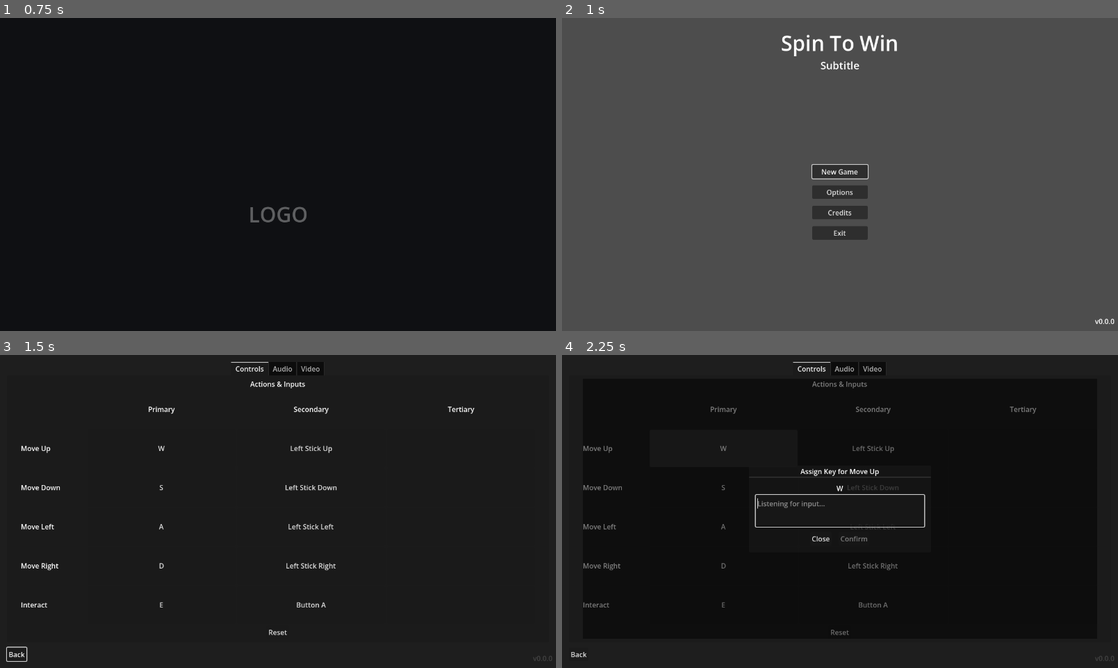
Above: before the commit, frames 1-4 (two rows, left to right).
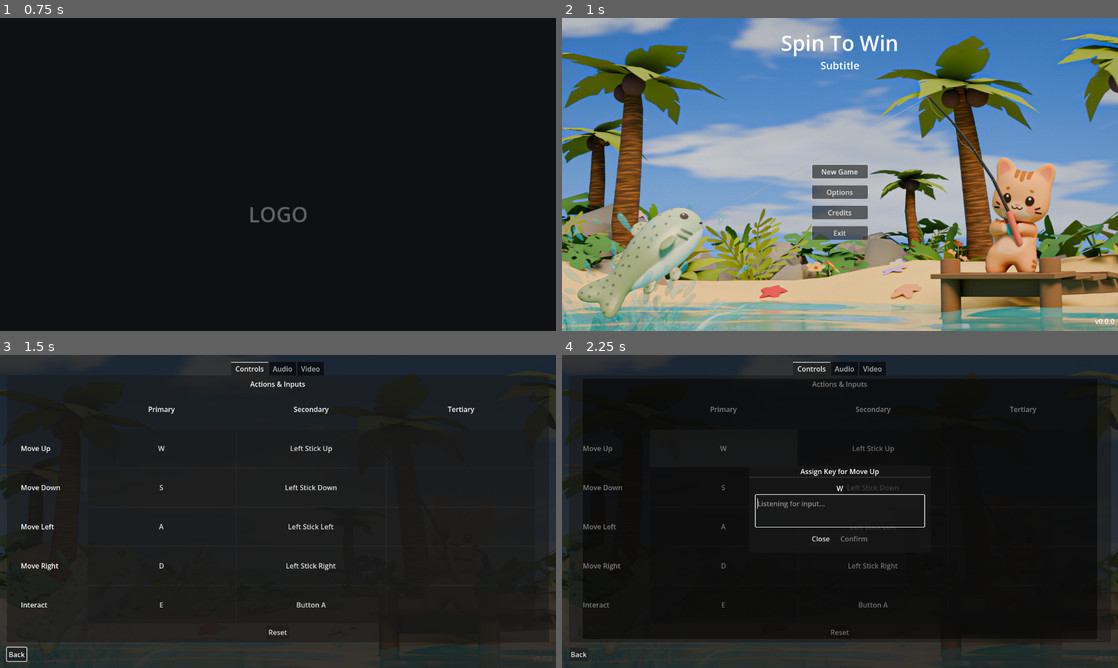
Above: after the commit, the same moments.

Repository: GoodGuyNoone/Juniper-Dev-Game-Jam
Game: Godot game, scene res://scenes/opening/splash.tscn
Two runs of this game, one before a commit and one after it. Both use one fixed random seed, a clock stepped at 60 frames per second and the inputs below.
Inputs (mouse positions are in pixels of both pictures, inside the frame that each line leads up to):
- Up to frame 1 (0.75 s): tap Enter (ui_accept) at 0.5 s; move the mouse to (400, 158) at 0.52 s; hold Right (ui_right) from 0.53 s (still down); tap E (interact) at 0.6 s; click (400, 158) at 0.67 s
- Up to frame 2 (1 s): keep holding Right (ui_right); tap Enter (ui_accept) at 0.77 s
- Up to frame 3 (1.5 s): release Right (ui_right) at 1.25 s; click "Options" at 1.25 s
- Up to frame 4 (2.25 s): click "W" at 2 s

Frame 1 is identical in both runs. In frame 2, 99% of the frame differs, in the area x 0-100%, y 0-100%; in frame 3, 1.9%; in frame 4, 1.9%.

Commit message:
- final touches

Diff:
--- a/autoloads/app_config/app_config.gd
+++ b/autoloads/app_config/app_config.gd
@@ -1,9 +1,31 @@
 extends Node
+
+const DEFAULT_PLAYER_NAME := "Player"
+const MAX_PLAYER_NAME_LENGTH := 16
 
 @export_group("Scenes")
 @export_file("*.tscn") var main_menu_scene_path : String
 @export_file("*.tscn") var game_scene_path : String
 @export_file("*.tscn") var ending_scene_path : String
+@export_group("Player")
+@export var player_name : String = DEFAULT_PLAYER_NAME
+
+func _clean_player_name(value: String) -> String:
+	var cleaned := value.strip_edges()
+	if cleaned.is_empty():
+		return DEFAULT_PLAYER_NAME
+	if cleaned.length() > MAX_PLAYER_NAME_LENGTH:
+		cleaned = cleaned.substr(0, MAX_PLAYER_NAME_LENGTH)
+	return cleaned
+
+func set_player_name(value: String) -> void:
+	player_name = _clean_player_name(value)
+
+func get_player_name() -> String:
+	return _clean_player_name(player_name)
+
+func get_max_player_name_length() -> int:
+	return MAX_PLAYER_NAME_LENGTH
 
 func _ready() -> void:
 	GlobalState.open()
--- a/autoloads/app_config/app_config.tscn
+++ b/autoloads/app_config/app_config.tscn
@@ -7,3 +7,4 @@
 main_menu_scene_path = "res://scenes/menus/main_menu/main_menu.tscn"
 game_scene_path = "res://scenes/game_scene/game.tscn"
 ending_scene_path = ""
+player_name = "Player"
--- a/scenes/game_scene/game.tscn
+++ b/scenes/game_scene/game.tscn
@@ -115,6 +115,7 @@
 audio_controller = NodePath("../AudioController")
 player_fisher = NodePath("../../World/Pool/Cat")
 game_hud = NodePath("../../CanvasLayer/GameHUD")
+match_duration = 120.0
 
 [node name="AudioController" type="Node" parent="Controllers" unique_id=577880342]
 script = ExtResource("18_audio")
@@ -157,16 +158,17 @@
 
 [node name="CanvasLayer" type="CanvasLayer" parent="." unique_id=660597012]
 
-[node name="GameHUD" parent="CanvasLayer" unique_id=242013989 node_paths=PackedStringArray("game_controller") instance=ExtResource("13_vvut4")]
+[node name="GameHUD" parent="CanvasLayer" unique_id=242013989 node_paths=PackedStringArray("game_controller", "audio_controller") instance=ExtResource("13_vvut4")]
 game_controller = NodePath("../../Controllers/GameController")
+audio_controller = NodePath("../../Controllers/AudioController")
 
 [node name="ScoreBoardPanel" parent="CanvasLayer/GameHUD" unique_id=1045653095 node_paths=PackedStringArray("score_board_controller") instance=ExtResource("15_xpges")]
 unique_name_in_owner = true
 layout_mode = 0
-offset_left = 1016.0
-offset_top = 88.0
-offset_right = 1236.0
-offset_bottom = 218.0
+offset_left = 1006.0
+offset_top = 259.0
+offset_right = 1226.0
+offset_bottom = 389.0
 score_board_controller = NodePath("../../../Controllers/ScoreBoardController")
 
 [node name="ResultsPanel" parent="CanvasLayer" unique_id=1610281501 node_paths=PackedStringArray("score_board_controller", "audio_controller") instance=ExtResource("16_7s0c3")]
--- a/scenes/gameplay/MiniGames/hook_reaction_mini_game.tscn
+++ b/scenes/gameplay/MiniGames/hook_reaction_mini_game.tscn
@@ -1,6 +1,7 @@
 [gd_scene format=3 uid="uid://6b723omkv515"]
 
 [ext_resource type="Script" uid="uid://1obqpwsfgald" path="res://scripts/gameplay/minigames/hook_reaction_mini_game.gd" id="1_hook"]
+[ext_resource type="Texture2D" uid="uid://bvelbky2cbwth" path="res://assets/icons/pecks.png" id="2_h2y77"]
 
 [node name="HookReactionMiniGame" type="Control" unique_id=74082316]
 custom_minimum_size = Vector2(128, 128)
@@ -19,6 +20,22 @@
 mouse_filter = 2
 script = ExtResource("1_hook")
 
+[node name="TextureRect" type="TextureRect" parent="." unique_id=545812380]
+layout_mode = 1
+anchors_preset = 8
+anchor_left = 0.5
+anchor_top = 0.5
+anchor_right = 0.5
+anchor_bottom = 0.5
+offset_left = -24.0
+offset_top = -45.0
+offset_right = 24.75
+offset_bottom = 44.25
+grow_horizontal = 2
+grow_vertical = 2
+texture = ExtResource("2_h2y77")
+expand_mode = 1
+
 [node name="KeyLabel" type="Label" parent="." unique_id=1831456256]
 unique_name_in_owner = true
 layout_mode = 1
@@ -28,9 +45,9 @@
 anchor_right = 0.5
 anchor_bottom = 0.5
 offset_left = -24.0
-offset_top = -24.0
+offset_top = 60.0
 offset_right = 24.0
-offset_bottom = 12.0
+offset_bottom = 96.0
 grow_horizontal = 2
 grow_vertical = 2
 text = "E"
@@ -46,9 +63,9 @@
 anchor_right = 0.5
 anchor_bottom = 0.5
 offset_left = -24.0
-offset_top = 18.0
+offset_top = 81.0
 offset_right = 24.0
-offset_bottom = 44.0
+offset_bottom = 107.0
 grow_horizontal = 2
 grow_vertical = 2
 text = "2.0"
--- a/scenes/gameplay/MiniGames/reel_spin_mini_game.tscn
+++ b/scenes/gameplay/MiniGames/reel_spin_mini_game.tscn
@@ -15,10 +15,10 @@
 [node name="ProgressStrip" type="Control" parent="." unique_id=946046221]
 unique_name_in_owner = true
 anchors_preset = 0
-offset_left = -260.0
-offset_top = -240.0
-offset_right = 260.0
-offset_bottom = -160.0
+offset_left = -235.0
+offset_top = -404.0
+offset_right = 285.0
+offset_bottom = -324.0
 mouse_filter = 2
 
 [node name="RopeClip" type="Control" parent="ProgressStrip" unique_id=596986007]
--- a/scenes/gameplay/MiniGames/timing_bar_mini_game.tscn
+++ b/scenes/gameplay/MiniGames/timing_bar_mini_game.tscn
@@ -1,9 +1,9 @@
 [gd_scene format=3 uid="uid://fh7dur8nac6g"]
 
 [ext_resource type="Script" uid="uid://bctjuqd0yxn2i" path="res://scripts/gameplay/minigames/timing_bar_mini_game.gd" id="1_4ovap"]
-[ext_resource type="Texture2D" uid="uid://c7xbjcvu8c0nh" path="res://import/pendulum.png" id="2_yx784"]
-[ext_resource type="Texture2D" uid="uid://sn50wurujo6f" path="res://import/area.png" id="3_3cjpw"]
-[ext_resource type="Texture2D" uid="uid://dhsfchhk0j5jp" path="res://import/arrow.png" id="4_7iuc0"]
+[ext_resource type="Texture2D" uid="uid://c7xbjcvu8c0nh" path="res://assets/texture/minigames/timing_bar/pendulum.png" id="2_yx784"]
+[ext_resource type="Texture2D" uid="uid://bgh8wcjwnvq0g" path="res://assets/icons/area.png" id="3_yx784"]
+[ext_resource type="Texture2D" uid="uid://dhsfchhk0j5jp" path="res://assets/texture/minigames/timing_bar/arrow.png" id="4_7iuc0"]
 
 [node name="TimingBarMiniGame" type="Control" unique_id=179567758]
 custom_minimum_size = Vector2(100, 200)
@@ -60,26 +60,26 @@
 
 [node name="SuccessZone" type="TextureRect" parent="Panel/MiniGameRoot" unique_id=1191090661]
 unique_name_in_owner = true
-custom_minimum_size = Vector2(81, 100)
+custom_minimum_size = Vector2(20.25, 25)
 layout_mode = 1
 anchors_preset = 8
 anchor_left = 0.5
 anchor_top = 0.5
 anchor_right = 0.5
 anchor_bottom = 0.5
-offset_left = -20.0
-offset_top = -20.0
-offset_right = 20.0
-offset_bottom = 20.0
+offset_left = -11.0
+offset_top = -3.0
+offset_right = 11.0
+offset_bottom = 50.0
 grow_horizontal = 2
 grow_vertical = 2
 mouse_filter = 2
-texture = ExtResource("3_3cjpw")
-expand_mode = 1
+texture = ExtResource("3_yx784")
+expand_mode = 4
 
 [node name="Marker" type="TextureRect" parent="Panel/MiniGameRoot" unique_id=1594927040]
 unique_name_in_owner = true
-custom_minimum_size = Vector2(119, 95)
+custom_minimum_size = Vector2(29.75, 23.75)
 layout_mode = 1
 anchors_preset = 8
 anchor_left = 0.5
--- a/scenes/gameplay/UI/game_hud.tscn
+++ b/scenes/gameplay/UI/game_hud.tscn
@@ -1,7 +1,7 @@
 [gd_scene format=3 uid="uid://c6q8tabh5rtg5"]
 
 [ext_resource type="Script" uid="uid://b1aua62ays32a" path="res://scripts/gameplay/UI/game_hud.gd" id="1_s5naw"]
-[ext_resource type="Texture2D" uid="uid://bjvhrrtj3p586" path="res://import/timer.png" id="2_r26up"]
+[ext_resource type="Texture2D" uid="uid://bjvhrrtj3p586" path="res://assets/icons/timer.png" id="2_r26up"]
 
 [node name="GameHUD" type="Control" unique_id=242013989]
 layout_mode = 3
@@ -35,6 +35,7 @@
 
 [node name="ScoreLabel" type="Label" parent="." unique_id=128389810]
 unique_name_in_owner = true
+visible = false
 layout_mode = 0
 offset_left = 1080.0
 offset_top = 322.0
@@ -66,4 +67,3 @@
 offset_top = 66.0
 offset_right = 96.0
 offset_bottom = 89.0
-text = "05:00"
--- a/scenes/gameplay/UI/line_recovery_ui.tscn
+++ b/scenes/gameplay/UI/line_recovery_ui.tscn
@@ -1,9 +1,9 @@
 [gd_scene format=3 uid="uid://d08imi5newn1k"]
 
 [ext_resource type="Script" uid="uid://c0o1j733xe1e6" path="res://scripts/gameplay/UI/line_recovery_ui.gd" id="1_mgx4h"]
+[ext_resource type="Texture2D" uid="uid://dc601axt767w7" path="res://assets/icons/the fishing line is broken.png" id="2_6ygdm"]
 
 [node name="LineRecoveryUI" type="Control" unique_id=516495176]
-visible = false
 layout_mode = 3
 anchors_preset = 8
 anchor_left = 0.5
@@ -28,12 +28,13 @@
 anchor_right = 0.5
 anchor_bottom = 0.5
 offset_left = -32.0
-offset_top = -42.0
+offset_top = -32.0
 offset_right = 32.0
-offset_bottom = 22.0
+offset_bottom = 32.0
 grow_horizontal = 2
 grow_vertical = 2
 mouse_filter = 2
+texture = ExtResource("2_6ygdm")
 expand_mode = 1
 stretch_mode = 5
 
--- a/scenes/menus/main_menu/base/main_menu.gd
+++ b/scenes/menus/main_menu/base/main_menu.gd
@@ -15,6 +15,7 @@
 ## The scene to open when a player clicks the 'Credits' button.
 @export var credits_packed_scene : PackedScene
 @export var confirm_exit : bool = true
+@export var audio_controller : AudioController
 @export_group("Extra Settings")
 ## If true, signals that the game has started loading in the background, instead of directly loading it.
 @export var signal_game_start : bool = false
@@ -30,6 +31,31 @@
 @onready var credits_button = %CreditsButton
 @onready var exit_button = %ExitButton
 @onready var exit_confirmation = %ExitConfirmation
+
+func _get_audio_controller() -> AudioController:
+	if audio_controller == null:
+		audio_controller = get_node_or_null("AudioController") as AudioController
+	return audio_controller
+
+func _play_button_sound() -> void:
+	var controller := _get_audio_controller()
+	if controller != null:
+		controller.play_button_click()
+
+func _connect_button_sounds(root: Node) -> void:
+	if root == null:
+		return
+	if not root.child_entered_tree.is_connected(_on_menu_child_entered_tree):
+		root.child_entered_tree.connect(_on_menu_child_entered_tree)
+	if root is BaseButton:
+		var button := root as BaseButton
+		if not button.button_down.is_connected(_play_button_sound):
+			button.button_down.connect(_play_button_sound)
+	for child in root.get_children():
+		_connect_button_sounds(child)
+
+func _on_menu_child_entered_tree(child: Node) -> void:
+	_connect_button_sounds(child)
 
 func get_game_scene_path() -> String:
 	if game_scene_path.is_empty():
@@ -69,6 +95,7 @@
 func _open_sub_menu(menu : PackedScene) -> Node:
 	sub_menu = menu.instantiate()
 	add_child(sub_menu)
+	_connect_button_sounds(sub_menu)
 	menu_container.hide()
 	sub_menu.hidden.connect(_close_sub_menu, CONNECT_ONE_SHOT)
 	sub_menu.tree_exiting.connect(_close_sub_menu, CONNECT_ONE_SHOT)
@@ -116,6 +143,10 @@
 	_hide_options_if_unset()
 	_hide_credits_if_unset()
 	_hide_new_game_if_unset()
+	_connect_button_sounds(self)
+	var controller := _get_audio_controller()
+	if controller != null:
+		controller.start_music()
 
 func _on_new_game_button_pressed() -> void:
 	new_game()
--- a/scenes/menus/main_menu/main_menu.tscn
+++ b/scenes/menus/main_menu/main_menu.tscn
@@ -3,11 +3,16 @@
 [ext_resource type="PackedScene" uid="uid://c6k5nnpbypshi" path="res://scenes/menus/main_menu/base/main_menu.tscn" id="1_base"]
 [ext_resource type="PackedScene" uid="uid://mhk7ai1jtttm" path="res://scenes/windows/main_menu_options_window.tscn" id="2_options"]
 [ext_resource type="PackedScene" uid="uid://dnaejbfe1nvn1" path="res://scenes/windows/main_menu_credits_window.tscn" id="3_credits"]
-[ext_resource type="Texture2D" uid="uid://v3wgxn7mvi4x" path="res://import/render2.png" id="4_peecx"]
+[ext_resource type="Texture2D" uid="uid://v3wgxn7mvi4x" path="res://assets/icons/render2.png" id="4_peecx"]
+[ext_resource type="Script" uid="uid://cncimsm0goxji" path="res://scripts/gameplay/audio/audio_controller.gd" id="5_audio"]
+[ext_resource type="AudioStream" uid="uid://b7rbqx6u11jxg" path="res://assets/audio/sfx/Button Click001.mp3" id="6_button"]
+[ext_resource type="AudioStream" uid="uid://cwka7rff7aml1" path="res://assets/audio/sfx/Music Loop.mp3" id="7_music"]
 
-[node name="MainMenu" unique_id=1222557841 instance=ExtResource("1_base")]
+[node name="MainMenu" unique_id=1222557841 node_paths=PackedStringArray("audio_controller") instance=ExtResource("1_base")]
+game_scene_path = "res://scenes/player_setup/player_name_entry.tscn"
 options_packed_scene = ExtResource("2_options")
 credits_packed_scene = ExtResource("3_credits")
+audio_controller = NodePath("AudioController")
 
 [node name="BackgroundTextureRect" parent="." index="0" unique_id=1940176448]
 texture = ExtResource("4_peecx")
@@ -21,3 +26,10 @@
 title = "Menu"
 title_font_size = 16
 title_visible = true
+
+[node name="AudioController" type="Node" parent="." index="4" unique_id=855357237]
+script = ExtResource("5_audio")
+button_click = ExtResource("6_button")
+music_loop = ExtResource("7_music")
+sfx_bus = &"SFX"
+music_bus = &"Music"
--- /dev/null
+++ b/scenes/player_setup/player_name_entry.gd
@@ -0,0 +1,35 @@
+extends Control
+
+@export_file("*.tscn") var next_scene_path: String
+
+@onready var name_line_edit: LineEdit = %NameLineEdit
+@onready var start_button: Button = %StartButton
+@onready var back_button: Button = %BackButton
+
+func _ready() -> void:
+	name_line_edit.text = AppConfig.get_player_name()
+	name_line_edit.max_length = AppConfig.get_max_player_name_length()
+	name_line_edit.text_submitted.connect(_on_name_submitted)
+	start_button.pressed.connect(_start_game)
+	back_button.pressed.connect(_go_back)
+	name_line_edit.grab_focus()
+	name_line_edit.select_all()
+
+func _get_next_scene_path() -> String:
+	if next_scene_path.is_empty():
+		return AppConfig.game_scene_path
+	return next_scene_path
+
+func _start_game() -> void:
+	AppConfig.set_player_name(name_line_edit.text)
+	SceneLoader.load_scene(_get_next_scene_path())
+
+func _go_back() -> void:
+	SceneLoader.load_scene(AppConfig.main_menu_scene_path)
+
+func _on_name_submitted(_new_text: String) -> void:
+	_start_game()
+
+func _unhandled_input(event: InputEvent) -> void:
+	if event.is_action_released(&"ui_cancel"):
+		_go_back()
--- /dev/null
+++ b/scenes/player_setup/player_name_entry.tscn
@@ -0,0 +1,74 @@
+[gd_scene load_steps=2 format=3]
+
+[ext_resource type="Script" path="res://scenes/player_setup/player_name_entry.gd" id="1_name_entry"]
+
+[node name="PlayerNameEntry" type="Control"]
+layout_mode = 3
+anchors_preset = 15
+anchor_right = 1.0
+anchor_bottom = 1.0
+grow_horizontal = 2
+grow_vertical = 2
+script = ExtResource("1_name_entry")
+
+[node name="Background" type="ColorRect" parent="."]
+layout_mode = 1
+anchors_preset = 15
+anchor_right = 1.0
+anchor_bottom = 1.0
+grow_horizontal = 2
+grow_vertical = 2
+color = Color(0.055, 0.075, 0.08, 1)
+
+[node name="CenterContainer" type="CenterContainer" parent="."]
+layout_mode = 1
+anchors_preset = 15
+anchor_right = 1.0
+anchor_bottom = 1.0
+grow_horizontal = 2
+grow_vertical = 2
+
+[node name="PanelContainer" type="PanelContainer" parent="CenterContainer"]
+custom_minimum_size = Vector2(420, 220)
+layout_mode = 2
+
+[node name="MarginContainer" type="MarginContainer" parent="CenterContainer/PanelContainer"]
+layout_mode = 2
+theme_override_constants/margin_left = 28
+theme_override_constants/margin_top = 24
+theme_override_constants/margin_right = 28
+theme_override_constants/margin_bottom = 24
+
+[node name="VBoxContainer" type="VBoxContainer" parent="CenterContainer/PanelContainer/MarginContainer"]
+layout_mode = 2
+theme_override_constants/separation = 14
+
+[node name="TitleLabel" type="Label" parent="CenterContainer/PanelContainer/MarginContainer/VBoxContainer"]
+layout_mode = 2
+theme_override_font_sizes/font_size = 28
+text = "Player Name"
+horizontal_alignment = 1
+
+[node name="NameLineEdit" type="LineEdit" parent="CenterContainer/PanelContainer/MarginContainer/VBoxContainer"]
+unique_name_in_owner = true
+layout_mode = 2
+placeholder_text = "Player"
+alignment = 1
+max_length = 16
+
+[node name="ButtonRow" type="HBoxContainer" parent="CenterContainer/PanelContainer/MarginContainer/VBoxContainer"]
+layout_mode = 2
+theme_override_constants/separation = 12
+alignment = 1
+
+[node name="BackButton" type="Button" parent="CenterContainer/PanelContainer/MarginContainer/VBoxContainer/ButtonRow"]
+unique_name_in_owner = true
+custom_minimum_size = Vector2(120, 36)
+layout_mode = 2
+text = "Back"
+
+[node name="StartButton" type="Button" parent="CenterContainer/PanelContainer/MarginContainer/VBoxContainer/ButtonRow"]
+unique_name_in_owner = true
+custom_minimum_size = Vector2(120, 36)
+layout_mode = 2
+text = "Start"
--- a/scripts/gameplay/UI/game_hud.gd
+++ b/scripts/gameplay/UI/game_hud.gd
@@ -2,8 +2,9 @@
 extends Control
 
 @export var game_controller: GameController
+@export var audio_controller: AudioController
 @export var countdown_steps: PackedStringArray = ["3", "2", "1", "GO"]
-@export var countdown_step_duration: float = 0.75
+@export var countdown_step_duration: float = 1
 @export var hud_slide_duration: float = 0.45
 
 @onready var timer_label: Label = %TimerLabel
@@ -59,6 +60,7 @@
 		return
 
 	countdown_label.visible = true
+	audio_controller.play_countdown_go()
 
 	for countdown_text in countdown_steps:
 		countdown_label.text = countdown_text
--- a/scripts/gameplay/controllers/game_controller.gd
+++ b/scripts/gameplay/controllers/game_controller.gd
@@ -17,12 +17,14 @@
 @export var game_hud: GameHUD
 @export var match_duration: float = 300.0
 @export var line_recovery_duration: float = 2.0
+@export_range(0, 10, 1) var match_end_tick_seconds: int = 3
 
 var is_catching := false
 var is_match_running := false
 var is_recovering_line := false
 var player_score := 0.0
 var time_left := 0.0
+var next_match_end_tick_second := 0
 var active_catch_buoy: Buoy = null
 
 
@@ -51,6 +53,7 @@
 
 	time_left = maxf(0.0, time_left - delta)
 	match_time_changed.emit(time_left)
+	_play_match_end_countdown_tick()
 
 	if time_left <= 0.0:
 		_finish_match()
@@ -199,6 +202,7 @@
 	is_recovering_line = false
 	player_score = 0.0
 	time_left = match_duration
+	next_match_end_tick_second = mini(match_end_tick_seconds, ceili(match_duration))
 
 	if audio_controller != null:
 		audio_controller.start_pond_ambience()
@@ -209,6 +213,20 @@
 
 	score_changed.emit(player_score)
 	match_time_changed.emit(time_left)
+
+
+func _play_match_end_countdown_tick() -> void:
+	if audio_controller == null:
+		return
+	if next_match_end_tick_second <= 0:
+		return
+	if time_left <= 0.0:
+		return
+	if time_left > float(next_match_end_tick_second):
+		return
+
+	audio_controller.play_countdown_tick()
+	next_match_end_tick_second -= 1
 
 
 func _finish_match() -> void:
--- a/scripts/gameplay/controllers/ray_cast_mouse_controller.gd
+++ b/scripts/gameplay/controllers/ray_cast_mouse_controller.gd
@@ -11,7 +11,7 @@
 @export var game_controller: GameController
 @export var audio_controller: AudioController
 @export var player_fisher: PlayerFisher
-@export var cast_throw_delay: float = 1.0
+@export var cast_throw_delay: float = 0.0
 
 var current_water_position: Variant = null
 var active_buoy: Buoy = null
--- a/scripts/gameplay/controllers/score_board_controller.gd
+++ b/scripts/gameplay/controllers/score_board_controller.gd
@@ -35,7 +35,7 @@
 	standings.clear()
 
 	standings.append({
-		"name": "Player",
+		"name": AppConfig.get_player_name(),
 		"score": 0.0,
 		"is_player": true
 	})
--- a/scripts/gameplay/minigames/timing_bar_mini_game.gd
+++ b/scripts/gameplay/minigames/timing_bar_mini_game.gd
@@ -5,7 +5,6 @@
 
 @export var duration: float = 4.0
 @export var marker_speed: float = 260
-@export var success_zone_height: float = 64.0
 
 var is_running := false
 var time_left := 0.0
@@ -68,20 +67,14 @@
 
 
 func _randomize_success_zone() -> void:
-	var zone_height: float = minf(success_zone_height, bar.size.y)
+	var zone_height: float = success_zone.size.y
 	var min_y: float = bar.position.y
-	var max_y: float = bar.position.y + bar.size.y - zone_height
+	var max_y: float = maxf(min_y, bar.position.y + bar.size.y - zone_height)
 
-	success_zone.size.y = zone_height
 	success_zone.position.y = rng.randf_range(min_y, max_y)
-
-	success_zone.position.x = bar.position.x
-	success_zone.size.x = bar.size.x
 
 
 func _reset_marker() -> void:
-	marker.position.x = bar.position.x
-	marker.size.x = bar.size.x
 	marker.position.y = bar.position.y
 
 
@@ -89,14 +82,14 @@
 	marker.position.y += marker_direction * marker_speed * delta
 
 	var min_y: float = bar.position.y
-	var max_y: float = bar.position.y + bar.size.y - marker.size.y
+	var max_y: float = maxf(min_y, bar.position.y + bar.size.y - marker.size.y)
 
 	if marker.position.y >= max_y:
-			marker.position.y = max_y
-			marker_direction = -1.0
+		marker.position.y = max_y
+		marker_direction = -1.0
 	elif marker.position.y <= min_y:
-			marker.position.y = min_y
-			marker_direction = 1.0
+		marker.position.y = min_y
+		marker_direction = 1.0
 
 
 func _try_click() -> void:
Binary file added: assets/icons/area.png
Not shown, added: assets/icons/area.png.import
Binary file added: assets/icons/arrow.png
Not shown, added: assets/icons/arrow.png.import
Binary file added: assets/icons/bait.png
Not shown, added: assets/icons/bait.png.import
Binary file added: assets/icons/pecks.png
Not shown, added: assets/icons/pecks.png.import
Binary file added: assets/icons/pendulum.png
Not shown, added: assets/icons/pendulum.png.import
Binary file added: assets/icons/render2.png
Not shown, added: assets/icons/render2.png.import
(and 11 more such lines)
